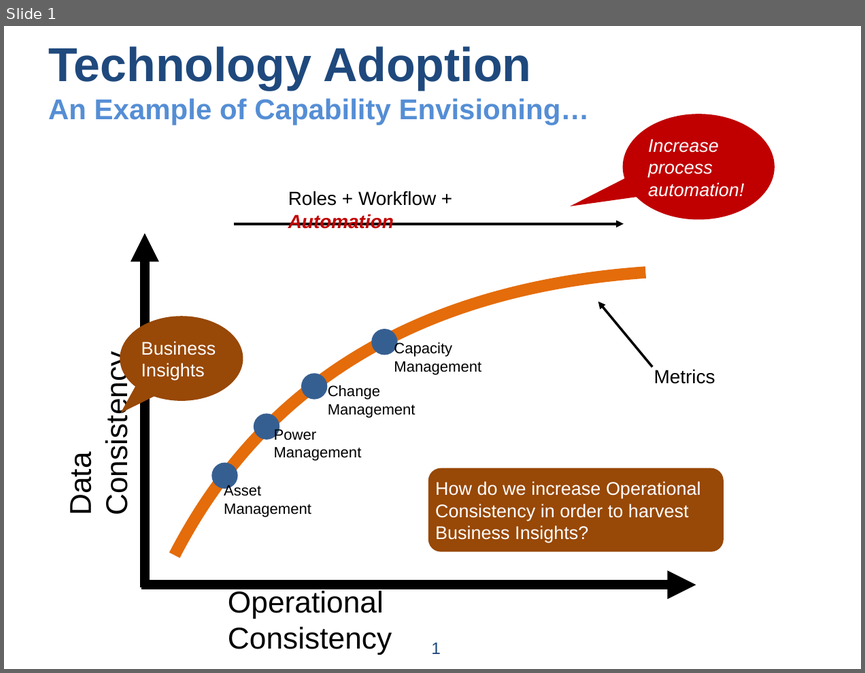
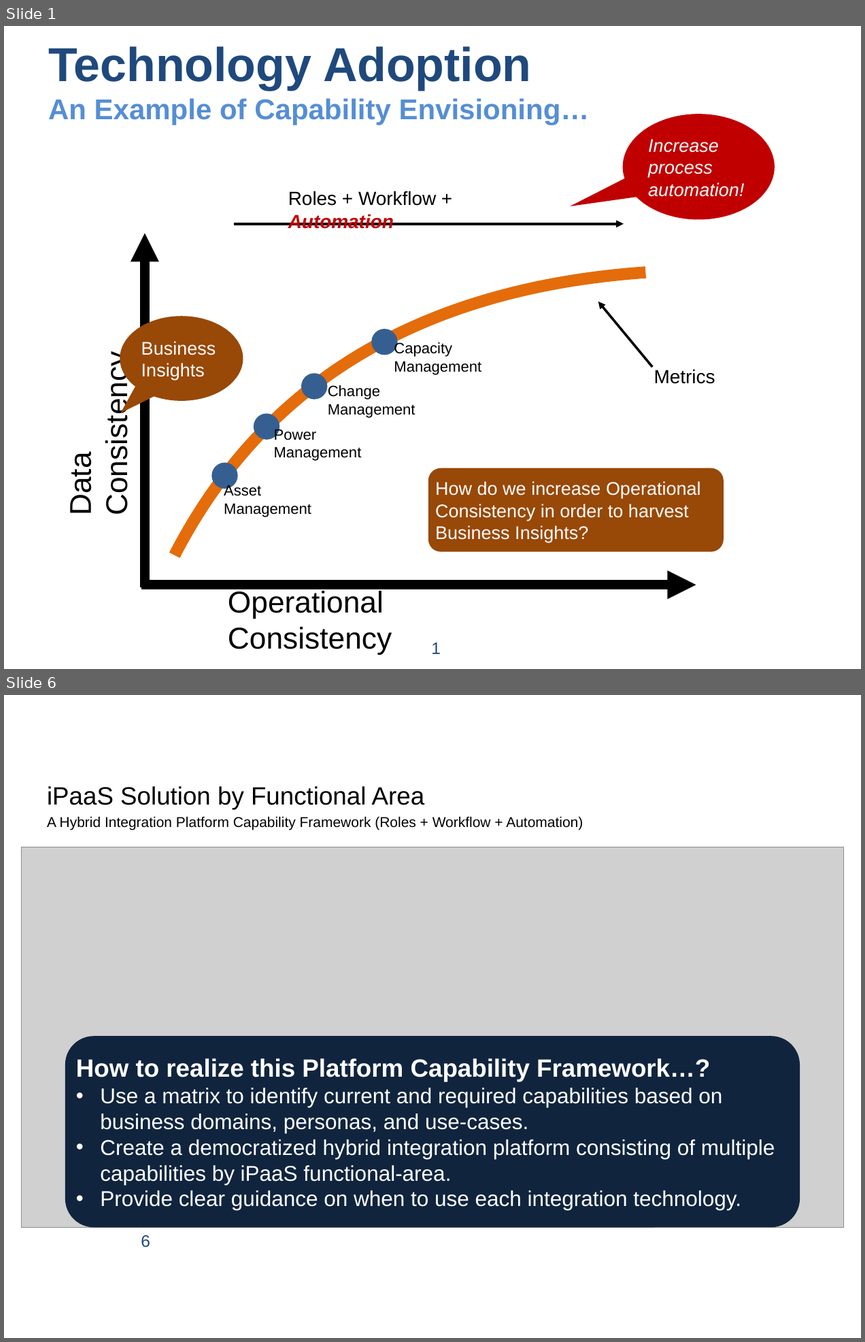
Before and after one commit to UsefulEngines/DcimTechnologyAdoption, a slide deck: RolesWorkflowAutomation.pptx. Shown one above the other, each under a label of ours: slide 1 before the commit, slides 1 and 6 after it; the slides between them are not shown. The pictures are 865x673 and 865x1342 pixels, drawn with LibreOffice and Linux fonts; fonts in the diff are those of the drawing; grey boxes stand for pictures. Boxes give left, top, right and bottom in pixels: in the first picture for what was removed or moved away, otherwise in the second. Text is boxed around its words. In the diff, an @@ line names an element or a change of style, - is before the commit and + after.

```diff
--- a/RolesWorkflowAutomation.pptx
+++ b/RolesWorkflowAutomation.pptx
@@ slide 6 added at (4,695,861,1338), background #FFFFFF @@
@@ text added at (47,786,583,830), 12 pt, text #000000 @@
+iPaaS Solution by Functional Area
+A Hybrid Integration Platform Capability Framework (Roles + Workflow + Automation)
@@ picture added at (21,847,844,1227) @@
@@ rounded rectangle added at (65,1036,799,1227), fill #0F243E, 18 pt, text #FFFFFF @@
+How to realize this Platform Capability Framework…?
+• Use a matrix to identify current and required capabilities based on business domains, personas, and use-cases.
+• Create a democratized hybrid integration platform consisting of multiple capabilities by iPaaS functional-area.
+• Provide clear guidance on when to use each integration technology.
@@ page number added at (141,1235,150,1247), 14 pt, text #1F497D @@
+6
```
Also in this commit, not shown: 7 other slides added.
